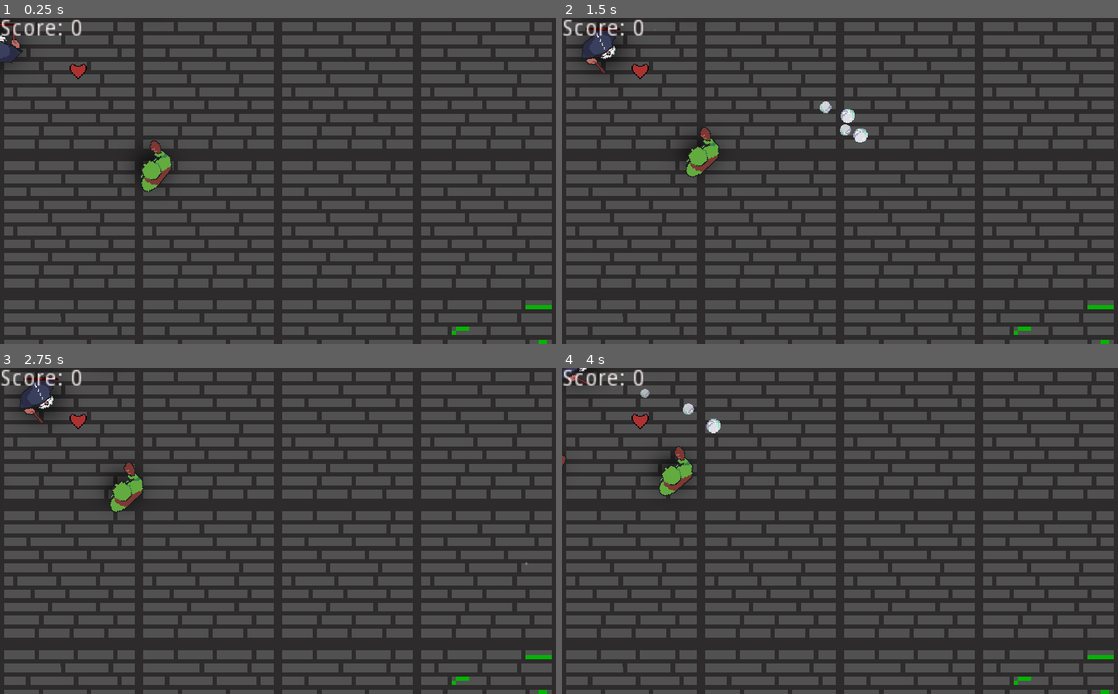
Above: before the commit, frames 1-4 (two rows, left to right).
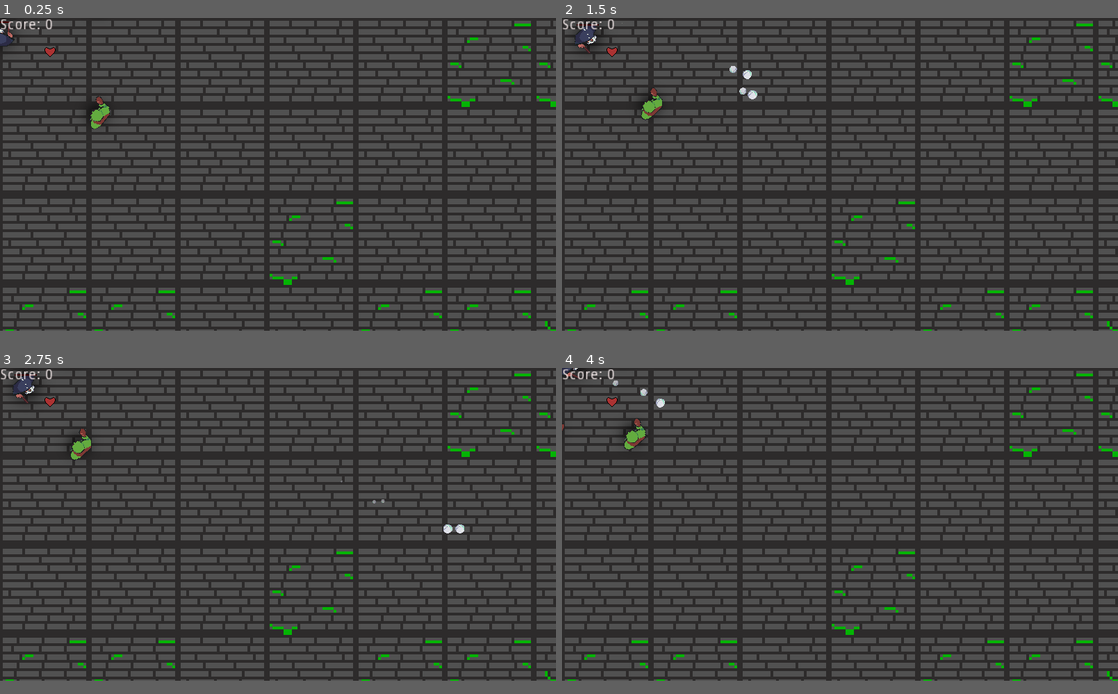
Above: after the commit, the same moments.

Repository: SuperBrainBro/SecondThoughts
Game: Godot game, scene res://Main/Main.tscn
Same seed, same stepped clock (60 frames per second), same inputs: the game is played once before the commit and once after it. The engine's default icon, where the game draws it, is replaced by a stand-in: a white triangle on a blue panel in a dark square.
Inputs (mouse positions are in pixels of both pictures, inside the frame that each line leads up to):
- Up to frame 1 (0.25 s): no input
- Up to frame 2 (1.5 s): move the mouse to (962, 164) at 0.52 s; hold D (move_right) 0.53-1.28 s; click (962, 164) at 0.6 s; move the mouse to (728, 197) at 1.27 s; hold S (move_down) from 1.28 s (still down); tap Tab (change_player) at 1.35 s
- Up to frame 3 (2.75 s): move the mouse to (333, 459) at 2.02 s; release S (move_down) at 2.03 s; hold D (move_right) from 2.03 s (still down); click (333, 459) at 2.1 s
- Up to frame 4 (4 s): move the mouse to (812, 596) at 2.77 s; release D (move_right) at 2.78 s; hold W (move_up) 2.78-3.53 s; tap Tab (change_player) at 2.85 s; move the mouse to (1006, 579) at 3.52 s; hold A (move_left) from 3.53 s (still down); click (1006, 579) at 3.6 s
In our replay, the window is 800x469 before the commit and 800x450 after it. These sizes can differ from the game's own. Grey fills any space a smaller window leaves; there, only what the larger window draws over its background counts as a difference.

The runs differ from the first frame. In frame 1, 53% of the frame differs, in the area x 0-100%, y 0-100%; in frame 2, 53%; in frame 3, 53%; in frame 4, 53%.
Error in both runs: Trying to assign value of type 'Node2D' to a variable of type 'Camera2D'. (res://Main/Main.gd:9)

Commit message:
Update project.godot

Diff:
--- a/WGJ136/project.godot
+++ b/WGJ136/project.godot
@@ -44,12 +44,17 @@
 
 [application]
 
-config/name="WGJ136"
+config/name="Second Thoughts"
+config/description="Play as both characters in this single player - co op dungeon game! I guess you can say, you are having second thoughts."
 run/main_scene="res://Main/Main.tscn"
+boot_splash/use_filter=false
 config/icon="res://icon.png"
 
 [display]
 
+window/size/width=1600
+window/size/height=900
+window/size/resizable=false
 window/stretch/mode="2d"
 
 [input]
@@ -98,6 +103,7 @@
 [rendering]
 
 quality/driver/driver_name="GLES2"
+threads/thread_model=2
 vram_compression/import_etc=true
 vram_compression/import_etc2=false
 environment/default_environment="res://default_env.tres"
